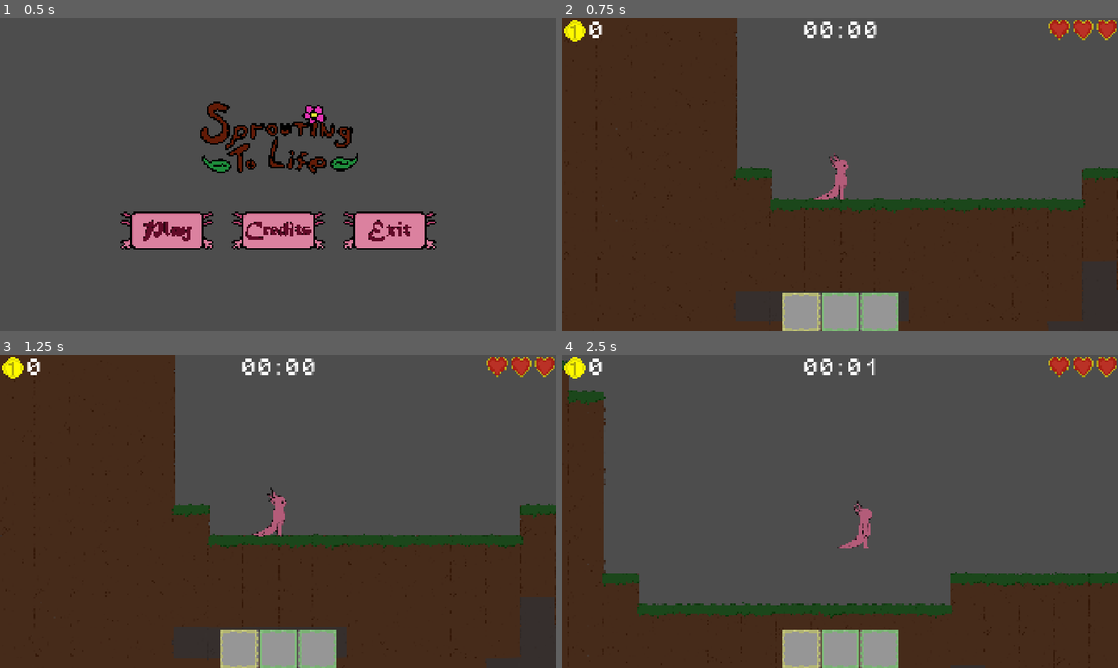
Above: before the commit, frames 1-4 (two rows, left to right).
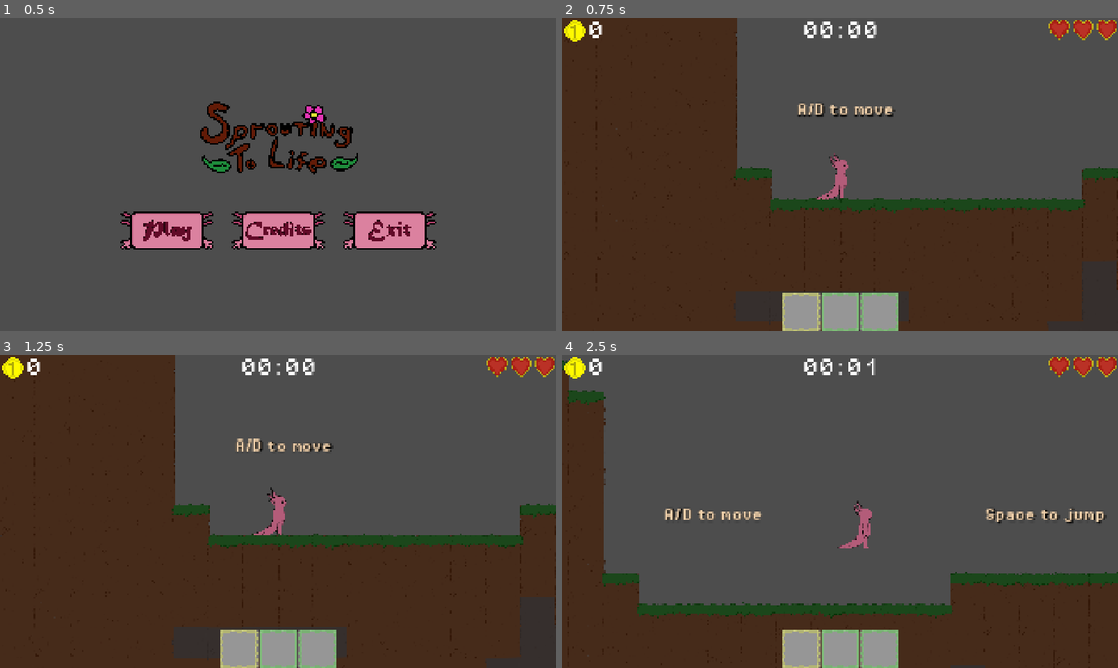
Above: after the commit, the same moments.

Repository: AzureLeaf0/GameJam
Game: Godot game, scene res://scenes/main_menu.tscn
The game is run twice, just before and just after one commit, with the same random seed, the same clock (stepped at 60 frames per second) and the same inputs.
Inputs (mouse positions are in pixels of both pictures, inside the frame that each line leads up to):
- Up to frame 1 (0.5 s): no input
- Up to frame 2 (0.75 s): click (728, 230) at 0.5 s
- Up to frame 3 (1.25 s): no input
- Up to frame 4 (2.5 s): tap Enter at 1.25, 2 s; move the mouse to (962, 495) at 1.27 s; hold Right (move_right) from 1.28 s (still down); right-click (962, 495) at 1.35 s; tap Space (jump) at 1.52, 1.55, 1.82, 2.1, 2.27 s; move the mouse to (728, 527) at 2.02 s; right-click (728, 527) at 2.3 s

Frame 1 is identical in both runs. In frame 2, 0.4% of the frame differs, in the area x 42-60%, y 27-58%; in frame 3, 0.4%; in frame 4, 0.8%, in the area x 18-98%, y 49-54%.

Commit message:
tutorial labels

Diff:
--- a/gamejam/scenes/map.tscn
+++ b/gamejam/scenes/map.tscn
@@ -1,6 +1,7 @@
-[gd_scene load_steps=9 format=4 uid="uid://cho2qy4w8h5yq"]
+[gd_scene load_steps=10 format=4 uid="uid://cho2qy4w8h5yq"]
 
 [ext_resource type="PackedScene" uid="uid://bwuel0nv5xpbk" path="res://scenes/player.tscn" id="1_4xfga"]
+[ext_resource type="FontFile" uid="uid://ds2i1a7df0x" path="res://fonts/PixelOperator8-Bold.ttf" id="2_be0no"]
 [ext_resource type="PackedScene" uid="uid://cqy3f38omodga" path="res://scenes/kuyu.tscn" id="3_gldc4"]
 [ext_resource type="PackedScene" uid="uid://cbpfqj41oa5yb" path="res://scenes/Plants/BaloonPlantFolder/BaloonPlant.tscn" id="4_2klcf"]
 [ext_resource type="PackedScene" uid="uid://vkvoaxvwkg8q" path="res://scenes/coin.tscn" id="5_2lpho"]
@@ -11,120 +12,217 @@
 
 [node name="Map" type="Node2D"]
 
+[node name="player" parent="." instance=ExtResource("1_4xfga")]
+position = Vector2(0, -600)
+
+[node name="Labels" type="Node" parent="."]
+
+[node name="Label" type="Label" parent="Labels"]
+offset_left = -1000.0
+offset_top = -2200.0
+offset_right = -844.0
+offset_bottom = -2184.0
+scale = Vector2(14.3198, 17.3387)
+theme_override_colors/font_color = Color(0.942305, 0.816999, 0.666811, 1)
+theme_override_colors/font_shadow_color = Color(0, 0, 0, 1)
+theme_override_fonts/font = ExtResource("2_be0no")
+text = "A/D to move"
+
+[node name="Label2" type="Label" parent="Labels"]
+offset_left = 6400.0
+offset_top = -2200.0
+offset_right = 6556.0
+offset_bottom = -2184.0
+scale = Vector2(14.3198, 17.3387)
+theme_override_colors/font_color = Color(0.941176, 0.815686, 0.666667, 1)
+theme_override_colors/font_shadow_color = Color(0, 0, 0, 1)
+theme_override_fonts/font = ExtResource("2_be0no")
+text = "Space to jump"
+
+[node name="Label3" type="Label" parent="Labels"]
+offset_left = 31200.0
+offset_top = -8200.0
+offset_right = 31684.0
+offset_bottom = -8142.0
+scale = Vector2(12.8115, 15.672)
+theme_override_colors/font_color = Color(0.941176, 0.815686, 0.666667, 1)
+theme_override_colors/font_shadow_color = Color(0, 0, 0, 1)
+theme_override_fonts/font = ExtResource("2_be0no")
+text = "You can refill your
+watering can here with right click"
+horizontal_alignment = 1
+vertical_alignment = 1
+
+[node name="Label4" type="Label" parent="Labels"]
+offset_left = 39400.0
+offset_top = -7000.0
+offset_right = 39720.0
+offset_bottom = -6946.0
+scale = Vector2(14.3198, 17.3387)
+theme_override_colors/font_color = Color(0.941176, 0.815686, 0.666667, 1)
+theme_override_colors/font_shadow_color = Color(0, 0, 0, 1)
+theme_override_fonts/font = ExtResource("2_be0no")
+text = "E to collect plants
+
+Left click to use them"
+
+[node name="Label5" type="Label" parent="Labels"]
+offset_left = 61400.0
+offset_top = -9400.0
+offset_right = 61794.0
+offset_bottom = -9384.0
+scale = Vector2(14.3198, 17.3387)
+theme_override_colors/font_color = Color(0.941176, 0.815686, 0.666667, 1)
+theme_override_colors/font_shadow_color = Color(0, 0, 0, 1)
+theme_override_fonts/font = ExtResource("2_be0no")
+text = "Be aware of enemies!"
+
+[node name="Label6" type="Label" parent="Labels"]
+offset_left = 76800.0
+offset_top = -9600.0
+offset_right = 77284.0
+offset_bottom = -9584.0
+scale = Vector2(14.3198, 17.3387)
+theme_override_colors/font_color = Color(0.941176, 0.815686, 0.666667, 1)
+theme_override_colors/font_shadow_color = Color(0, 0, 0, 1)
+theme_override_fonts/font = ExtResource("2_be0no")
+text = "Use your sword to destroy enemies"
+
+[node name="Label7" type="Label" parent="Labels"]
+offset_left = 47800.0
+offset_top = -8800.0
+offset_right = 48289.0
+offset_bottom = -8765.0
+scale = Vector2(14.3198, 17.3387)
+theme_override_colors/font_color = Color(0.941176, 0.815686, 0.666667, 1)
+theme_override_colors/font_shadow_color = Color(0, 0, 0, 1)
+theme_override_fonts/font = ExtResource("2_be0no")
+text = "You can water the plants to gather
+them with right click"
+
+[node name="Coins" type="Node" parent="."]
+
+[node name="coin14" parent="Coins" instance=ExtResource("5_2lpho")]
+position = Vector2(69200, -7400)
+
+[node name="coin22" parent="Coins" instance=ExtResource("5_2lpho")]
+position = Vector2(132800, -11800)
+
+[node name="coin21" parent="Coins" instance=ExtResource("5_2lpho")]
+position = Vector2(136000, -11800)
+
+[node name="coin20" parent="Coins" instance=ExtResource("5_2lpho")]
+position = Vector2(134400, -11800)
+
+[node name="coin" parent="Coins" instance=ExtResource("5_2lpho")]
+position = Vector2(42800, -5000)
+
+[node name="coin2" parent="Coins" instance=ExtResource("5_2lpho")]
+position = Vector2(43200, -5600)
+
+[node name="coin5" parent="Coins" instance=ExtResource("5_2lpho")]
+position = Vector2(44800, -6400)
+
+[node name="coin3" parent="Coins" instance=ExtResource("5_2lpho")]
+position = Vector2(44000, -5800)
+
+[node name="coin6" parent="Coins" instance=ExtResource("5_2lpho")]
+position = Vector2(45400, -7000)
+
+[node name="coin10" parent="Coins" instance=ExtResource("5_2lpho")]
+visible = false
+position = Vector2(16600, -3200)
+
+[node name="coin7" parent="Coins" instance=ExtResource("5_2lpho")]
+position = Vector2(46200, -7000)
+
+[node name="coin4" parent="Coins" instance=ExtResource("5_2lpho")]
+position = Vector2(44800, -5600)
+
+[node name="coin12" parent="Coins" instance=ExtResource("5_2lpho")]
+position = Vector2(17800, -3200)
+
+[node name="coin9" parent="Coins" instance=ExtResource("5_2lpho")]
+position = Vector2(26000, -4600)
+
+[node name="coin11" parent="Coins" instance=ExtResource("5_2lpho")]
+position = Vector2(28000, -5600)
+
+[node name="coin8" parent="Coins" instance=ExtResource("5_2lpho")]
+position = Vector2(30000, -4600)
+
+[node name="coin13" parent="Coins" instance=ExtResource("5_2lpho")]
+position = Vector2(66800, -7400)
+
+[node name="coin15" parent="Coins" instance=ExtResource("5_2lpho")]
+position = Vector2(68000, -8400)
+
+[node name="coin16" parent="Coins" instance=ExtResource("5_2lpho")]
+position = Vector2(99400, -3200)
+
+[node name="coin19" parent="Coins" instance=ExtResource("5_2lpho")]
+position = Vector2(101600, -6800)
+
+[node name="coin17" parent="Coins" instance=ExtResource("5_2lpho")]
+position = Vector2(99400, -4600)
+
+[node name="coin18" parent="Coins" instance=ExtResource("5_2lpho")]
+position = Vector2(99400, -6000)
+
+[node name="Kuyular" type="Node" parent="."]
+
+[node name="Kuyu" parent="Kuyular" instance=ExtResource("3_gldc4")]
+position = Vector2(34400, -5800)
+
+[node name="Kuyu2" parent="Kuyular" instance=ExtResource("3_gldc4")]
+position = Vector2(74800, -8000)
+
+[node name="Kuyu3" parent="Kuyular" instance=ExtResource("3_gldc4")]
+position = Vector2(122400, -10800)
+
+[node name="SwordPlants" type="Node" parent="."]
+
+[node name="SwordPlant2" parent="SwordPlants" instance=ExtResource("7_jh32y")]
+position = Vector2(126800, -12000)
+Watered = false
+
+[node name="SwordPlant" parent="SwordPlants" instance=ExtResource("7_jh32y")]
+position = Vector2(77600, -7600)
+Watered = false
+
+[node name="BaloonPlants" type="Node" parent="."]
+
+[node name="BaloonPlant" parent="BaloonPlants" instance=ExtResource("4_2klcf")]
+position = Vector2(41600, -4600)
+
+[node name="BaloonPlant2" parent="BaloonPlants" instance=ExtResource("4_2klcf")]
+position = Vector2(51200, -7400)
+Watered = false
+
+[node name="BaloonPlant3" parent="BaloonPlants" instance=ExtResource("4_2klcf")]
+position = Vector2(103200, -6800)
+
+[node name="TrampolinePlants" type="Node" parent="."]
+
+[node name="TrampolinePlant" parent="TrampolinePlants" instance=ExtResource("8_jh32y")]
+position = Vector2(99400, -1800)
+
+[node name="Centipedes" type="Node" parent="."]
+
+[node name="enemy" parent="Centipedes" instance=ExtResource("6_nakos")]
+position = Vector2(68200, -6200)
+
+[node name="enemy2" parent="Centipedes" instance=ExtResource("6_nakos")]
+position = Vector2(82600, -7000)
+
+[node name="enemy3" parent="Centipedes" instance=ExtResource("6_nakos")]
+position = Vector2(132800, -11200)
+
+[node name="enemy4" parent="Centipedes" instance=ExtResource("6_nakos")]
+position = Vector2(136000, -11200)
+
 [node name="TileMap" parent="." instance=ExtResource("6_2lpho")]
 tile_map_data = PackedByteArray("AAD+/wAABAACAAEAAAD//wAABAACAAEAAAAAAAAABAAAAAEAAAABAAAABAACAAEAAAACAAAABAABAAEAAAADAA …(33728 unchanged characters)…
 
 [node name="TileMap2" parent="." instance=ExtResource("6_2lpho")]
 tile_map_data = PackedByteArray("AAD9////BAAAAAAAAAD+/wAABAABAAAAAAD//wAABAACAAAAAAAAAAAABAABAAAAAAABAAAABAABAAAAAAACAA …(3520 unchanged characters)…
-
-[node name="player" parent="." instance=ExtResource("1_4xfga")]
-position = Vector2(0, -600)
-
-[node name="Kuyu" parent="." instance=ExtResource("3_gldc4")]
-position = Vector2(34400, -5800)
-
-[node name="BaloonPlant" parent="." instance=ExtResource("4_2klcf")]
-position = Vector2(41600, -4600)
-Watered = false
-
-[node name="BaloonPlant2" parent="." instance=ExtResource("4_2klcf")]
-position = Vector2(51200, -7400)
-Watered = false
-
-[node name="coin" parent="." instance=ExtResource("5_2lpho")]
-position = Vector2(42800, -5000)
-
-[node name="coin2" parent="." instance=ExtResource("5_2lpho")]
-position = Vector2(43200, -5600)
-
-[node name="coin3" parent="." instance=ExtResource("5_2lpho")]
-position = Vector2(44000, -5800)
-
-[node name="coin4" parent="." instance=ExtResource("5_2lpho")]
-position = Vector2(44800, -5600)
-
-[node name="coin5" parent="." instance=ExtResource("5_2lpho")]
-position = Vector2(44800, -6400)
-
-[node name="coin6" parent="." instance=ExtResource("5_2lpho")]
-position = Vector2(45400, -7000)
-
-[node name="coin7" parent="." instance=ExtResource("5_2lpho")]
-position = Vector2(46200, -7000)
-
-[node name="coin10" parent="." instance=ExtResource("5_2lpho")]
-position = Vector2(16600, -3200)
-
-[node name="coin12" parent="." instance=ExtResource("5_2lpho")]
-position = Vector2(17800, -3200)
-
-[node name="coin9" parent="." instance=ExtResource("5_2lpho")]
-position = Vector2(26000, -4600)
-
-[node name="coin11" parent="." instance=ExtResource("5_2lpho")]
-position = Vector2(28000, -5600)
-
-[node name="coin8" parent="." instance=ExtResource("5_2lpho")]
-position = Vector2(30000, -4600)
-
-[node name="coin13" parent="." instance=ExtResource("5_2lpho")]
-position = Vector2(66800, -7400)
-
-[node name="coin14" parent="." instance=ExtResource("5_2lpho")]
-position = Vector2(69200, -7400)
-
-[node name="coin15" parent="." instance=ExtResource("5_2lpho")]
-position = Vector2(68000, -8400)
-
-[node name="enemy" parent="." instance=ExtResource("6_nakos")]
-position = Vector2(68200, -6200)
-
-[node name="Kuyu2" parent="." instance=ExtResource("3_gldc4")]
-position = Vector2(74800, -8000)
-
-[node name="SwordPlant" parent="." instance=ExtResource("7_jh32y")]
-position = Vector2(77600, -7600)
-Watered = false
-
-[node name="enemy2" parent="." instance=ExtResource("6_nakos")]
-position = Vector2(82600, -7000)
-
-[node name="TrampolinePlant" parent="." instance=ExtResource("8_jh32y")]
-position = Vector2(99400, -1800)
-
-[node name="coin16" parent="." instance=ExtResource("5_2lpho")]
-position = Vector2(99400, -3200)
-
-[node name="coin17" parent="." instance=ExtResource("5_2lpho")]
-position = Vector2(99400, -4600)
-
-[node name="coin18" parent="." instance=ExtResource("5_2lpho")]
-position = Vector2(99400, -6000)
-
-[node name="coin19" parent="." instance=ExtResource("5_2lpho")]
-position = Vector2(101600, -6800)
-
-[node name="BaloonPlant3" parent="." instance=ExtResource("4_2klcf")]
-position = Vector2(103200, -6800)
-
-[node name="Kuyu3" parent="." instance=ExtResource("3_gldc4")]
-position = Vector2(122400, -10800)
-
-[node name="enemy3" parent="." instance=ExtResource("6_nakos")]
-position = Vector2(132800, -11200)
-
-[node name="enemy4" parent="." instance=ExtResource("6_nakos")]
-position = Vector2(136000, -11200)
-
-[node name="SwordPlant2" parent="." instance=ExtResource("7_jh32y")]
-position = Vector2(126800, -12000)
-Watered = false
-
-[node name="coin20" parent="." instance=ExtResource("5_2lpho")]
-position = Vector2(134400, -11800)
-
-[node name="coin21" parent="." instance=ExtResource("5_2lpho")]
-position = Vector2(136000, -11800)
-
-[node name="coin22" parent="." instance=ExtResource("5_2lpho")]
-position = Vector2(132800, -11800)
--- a/gamejam/scenes/player.tscn
+++ b/gamejam/scenes/player.tscn
@@ -26,6 +26,7 @@
 texture_filter = 4
 zoom = Vector2(0.15, 0.15)
 position_smoothing_enabled = true
+rotation_smoothing_enabled = true
 
 [node name="Area2D" type="Area2D" parent="."]
 
